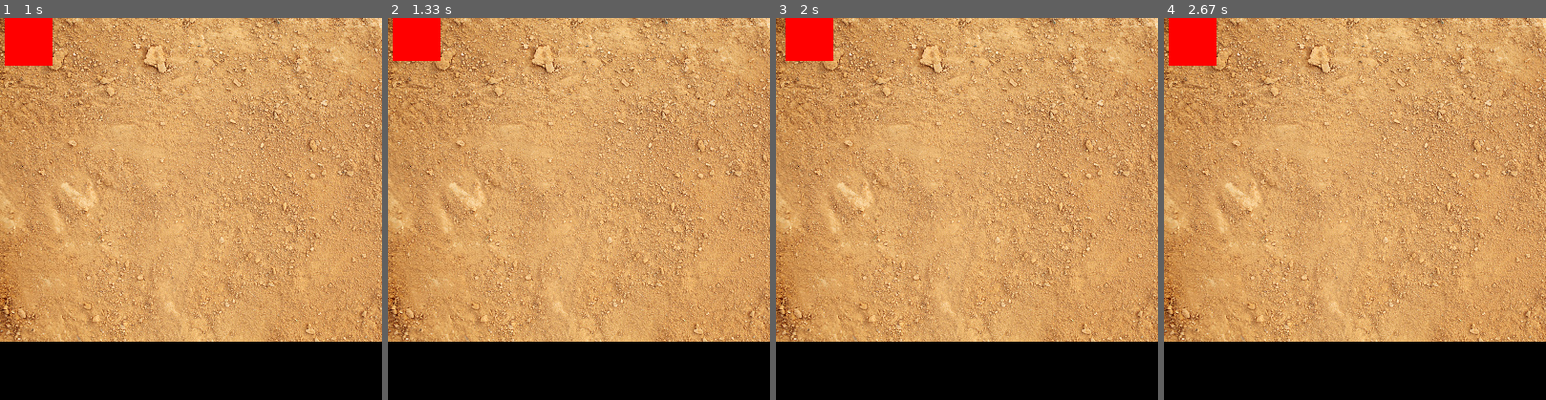
Above: before the commit, frames 1-4 (left to right).
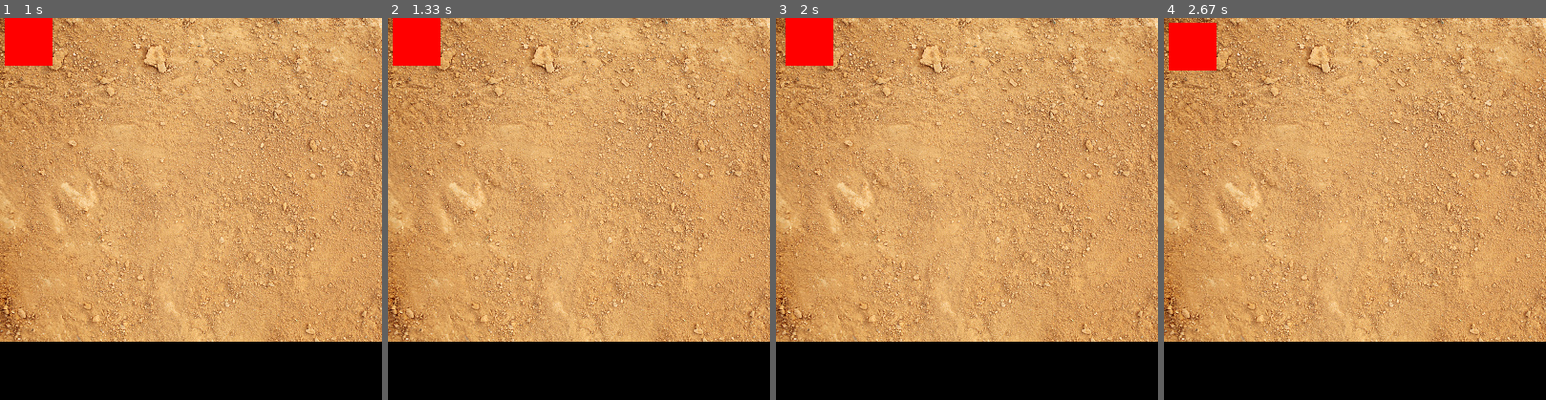
Above: after the commit, the same moments.

Repository: Shiho-c/pygame
Game: pygame game, started from main.py
Two runs of this game, one before a commit and one after it. Both use one fixed random seed, a clock stepped at 60 frames per second and the inputs below.
Inputs:
- Up to frame 1 (1 s): click "Start" at 0.38 s; hold Right from 0.67 s (still down)
- Up to frame 2 (1.33 s): release Right at 1.13 s; hold Up from 1.17 s (still down)
- Up to frame 3 (2 s): release Up at 1.47 s; hold Right 1.5-1.97 s
- Up to frame 4 (2.67 s): hold Left 2-2.53 s; hold Down from 2.57 s (still down)

Frame 1 is identical in both runs. In frame 2, 0.2% of the frame differs, in the area x 1-14%, y 11-13%; in frame 3, 0.2%; in frame 4, 0.3%, in the area x 1-14%, y 0-14%.

Commit message:
window barrier
modified the window border variable and added a barrier

Diff:
--- a/main.py
+++ b/main.py
@@ -7,7 +7,9 @@
 pygame.init()
 background = (255, 255, 255)
 black = (0, 0, 0)
-window = pygame.display.set_mode((400, 400))
+window_height = 400
+window_width = 400
+window = pygame.display.set_mode((window_height, window_width))
 pygame.display.set_caption('Game Testing')
 #load images
 game_screenBackground = pygame.image.load('resources/ground.jpg')
@@ -44,10 +46,15 @@
                 game_screen = True
             elif quit_button.collision(cursor):
                 run = False
-        if player == window.get_height:
-            playerY == 0
-        if player == window.get_width:
-            playerX == 0
+
+    if playerY >= window_height:
+        playerY -= 1
+    elif playerY < 0:
+        playerY += 1
+    elif playerX >= window_width:
+        playerX -= 1
+    elif playerX < 0:
+        playerX += 1
 
     window.fill(background)
     window.blit(start_button.surface(), (start_button.get_x(), start_button.get_y()))
